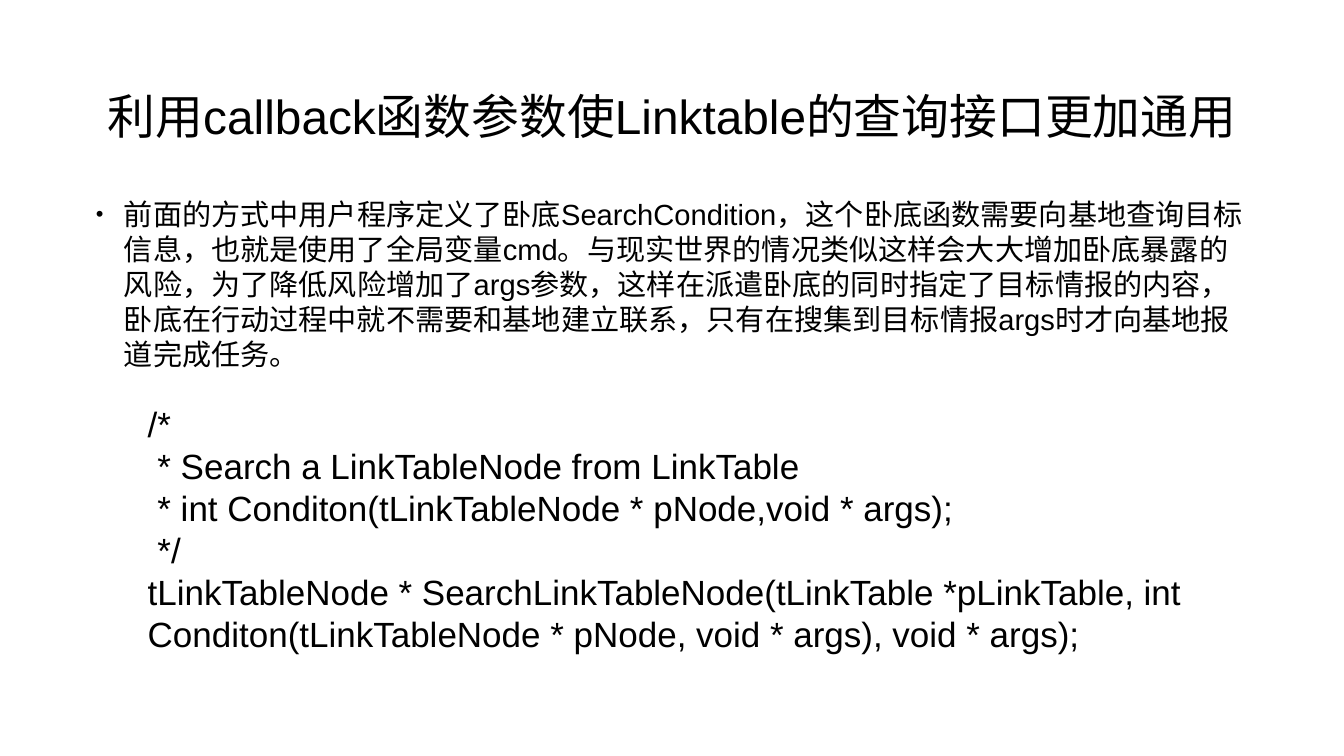
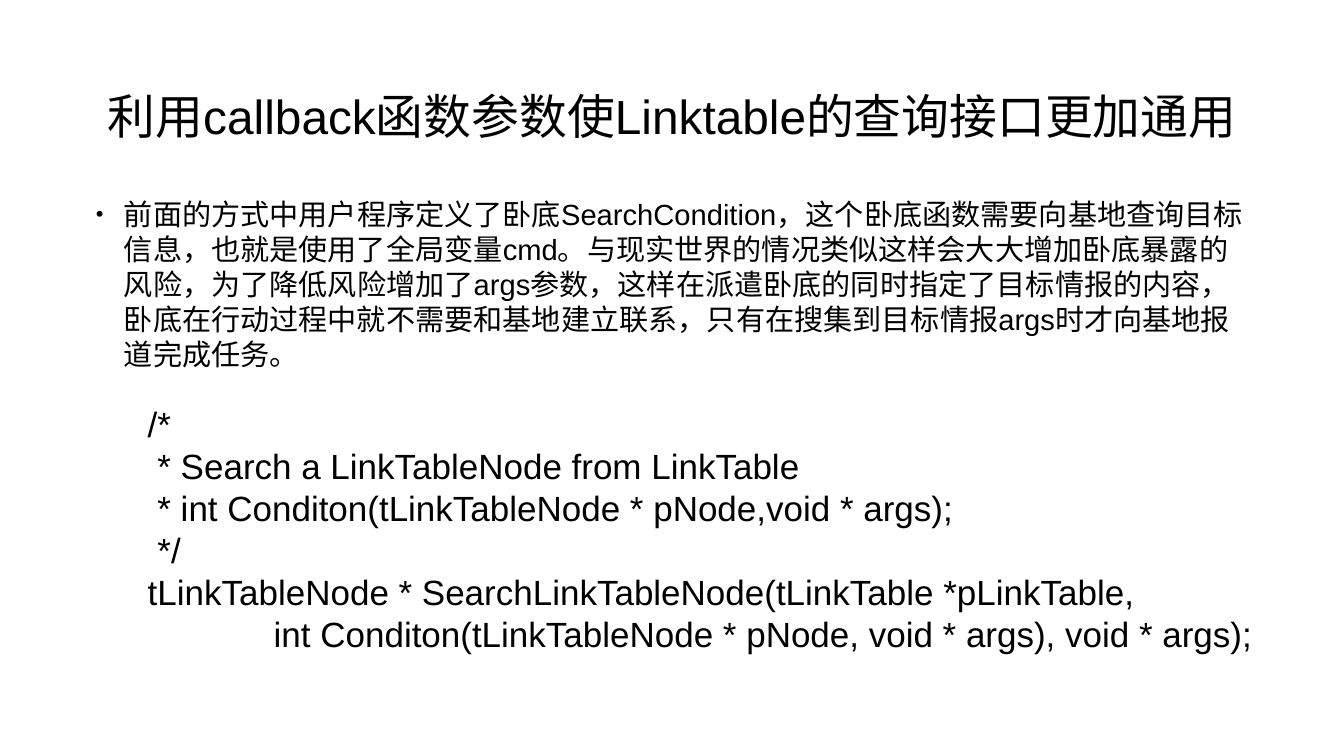
Before and after one commit to mengning/se, a slide deck: slide 82 of ppt/工程化编程实战——代码中的软件工程.pptx (slide 85 before the commit). Drawn at 1344x756 pixels with LibreOffice and Linux fonts; fonts in the diff are those of the drawing. Boxes give left, top, right and bottom in pixels: in the first picture for what was removed or moved away, otherwise in the second. Text is boxed around its words. In the diff, an @@ line names an element or a change of style, - is before the commit and + after.

```diff
--- a/ppt/工程化编程实战——代码中的软件工程.pptx
+++ b/ppt/工程化编程实战——代码中的软件工程.pptx
@@ text at (148,579,1251,654): text changed @@
-tLinkTableNode * SearchLinkTableNode(tLinkTable *pLinkTable, int Conditon(tLinkTableNode * pNode, void * args), void * args);
+tLinkTableNode * SearchLinkTableNode(tLinkTable *pLinkTable,
+        int Conditon(tLinkTableNode * pNode, void * args), void * args);
```
Also in this commit, not shown: 21 other slides changed, 3 slides removed.
